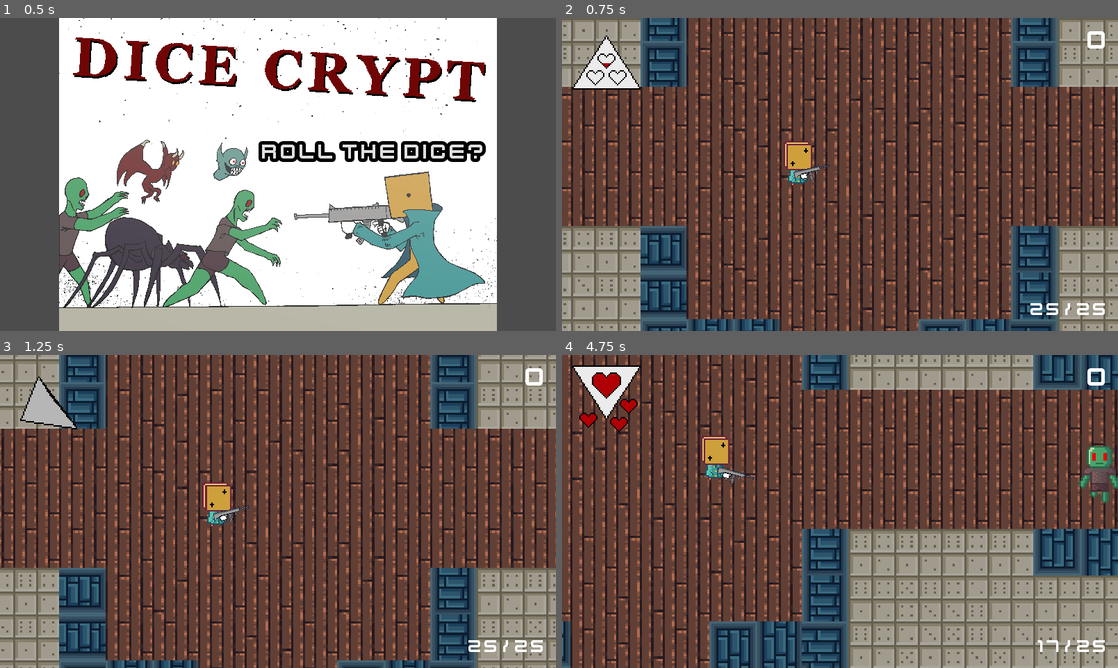
Above: before the commit, frames 1-4 (two rows, left to right).
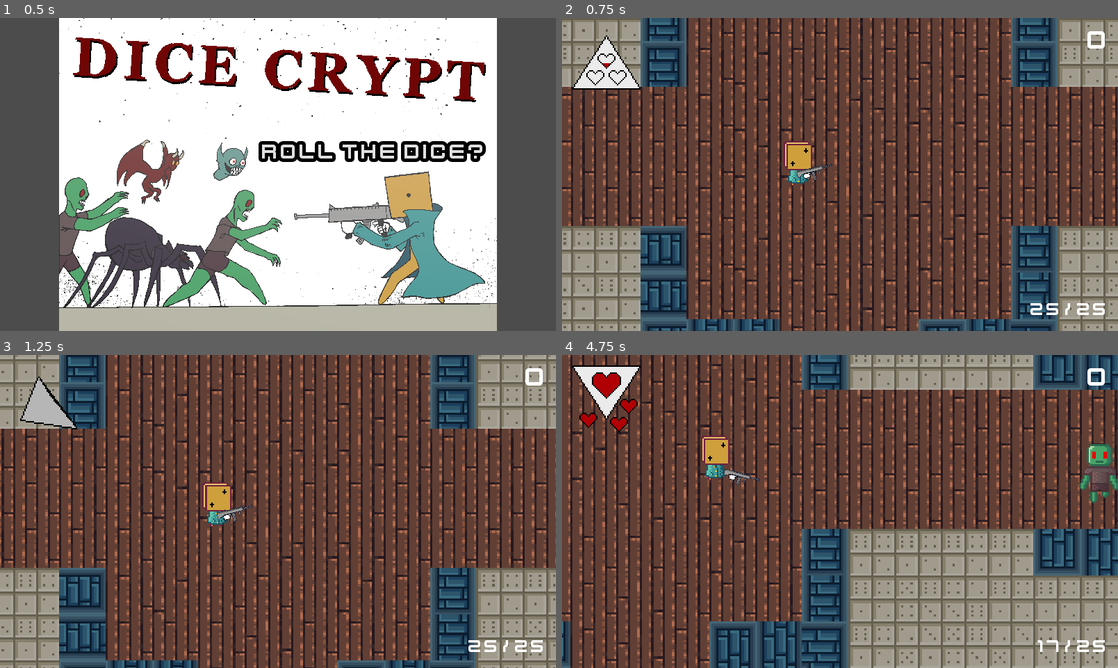
Above: after the commit, the same moments.

Repository: ygypt/gmtk2022
Game: Godot game, scene res://Menu.tscn
Same seed, same stepped clock (60 frames per second), same inputs: the game is played once before the commit and once after it.
Inputs (mouse positions are in pixels of both pictures, inside the frame that each line leads up to):
- Up to frame 1 (0.5 s): no input
- Up to frame 2 (0.75 s): click "ROLL THE DICE?" at 0.5 s
- Up to frame 3 (1.25 s): no input
- Up to frame 4 (4.75 s): move the mouse to (962, 495) at 1.27 s; hold D (move_right) 1.28-2.03 s; tap Space (dodge) at 1.35, 3.6 s; move the mouse to (728, 527) at 2.02 s; hold S (move_down) 2.03-2.78 s; tap F (interact) at 2.1, 4.35 s; move the mouse to (895, 442) at 2.77 s; press the mouse at (895, 442) at 2.78 s; hold D (move_right) 2.78-3.53 s; move the mouse to (812, 574) at 3.52 s; release the mouse at (812, 574) at 3.53 s; hold W (move_up) 3.53-4.28 s; move the mouse to (1006, 558) at 4.27 s; hold A (move_left) from 4.28 s (still down)

Frame 1 is identical in both runs. In frame 2, 0.1% of the frame differs, in the area x 41-49%, y 46-52%; in frame 3, 0.1%; in frame 4, 0.4%, in the area x 28-100%, y 28-48%.

Commit message:
It says i changed a lot more than i think i actually did
also i added Recording.gd. not functional yet.

Diff:
--- a/Characters/Ghoul/Ghoul.tscn
+++ b/Characters/Ghoul/Ghoul.tscn
@@ -12,10 +12,12 @@
 height = 14.0
 
 [sub_resource type="AtlasTexture" id=2]
+flags = 4
 atlas = ExtResource( 2 )
 region = Rect2( 0, 0, 32, 32 )
 
 [sub_resource type="AtlasTexture" id=3]
+flags = 4
 atlas = ExtResource( 2 )
 region = Rect2( 32, 0, 32, 32 )
 
@@ -55,7 +57,6 @@
 [node name="Sprite" type="AnimatedSprite" parent="."]
 position = Vector2( 0, -16 )
 frames = SubResource( 4 )
-frame = 1
 playing = true
 
 [node name="State" type="Node" parent="."]
--- a/Characters/Imp/Imp.tscn
+++ b/Characters/Imp/Imp.tscn
@@ -9,29 +9,32 @@
 radius = 5.99999
 height = 4.00002
 
-[sub_resource type="AtlasTexture" id=10]
-atlas = ExtResource( 2 )
-region = Rect2( 64, 0, 32, 32 )
-
 [sub_resource type="AtlasTexture" id=8]
+flags = 4
 atlas = ExtResource( 2 )
 region = Rect2( 0, 0, 32, 32 )
 
 [sub_resource type="AtlasTexture" id=9]
+flags = 4
 atlas = ExtResource( 2 )
 region = Rect2( 32, 0, 32, 32 )
 
+[sub_resource type="AtlasTexture" id=10]
+flags = 4
+atlas = ExtResource( 2 )
+region = Rect2( 64, 0, 32, 32 )
+
 [sub_resource type="SpriteFrames" id=4]
 animations = [ {
+"frames": [ SubResource( 8 ), SubResource( 9 ) ],
+"loop": true,
+"name": "chase",
+"speed": 3.0
+}, {
 "frames": [ SubResource( 10 ) ],
 "loop": true,
 "name": "cast",
 "speed": 5.0
-}, {
-"frames": [ SubResource( 8 ), SubResource( 9 ) ],
-"loop": true,
-"name": "chase",
-"speed": 3.0
 } ]
 
 [sub_resource type="CapsuleShape2D" id=5]
--- /dev/null
+++ b/Recording/Recording.gd
@@ -0,0 +1 @@
+extends Node
--- a/Weapons/Weapon.gd
+++ b/Weapons/Weapon.gd
@@ -9,7 +9,7 @@
 onready var firerate_timer : Timer = $FirerateTimer
 #onready var semiauto_timer : Timer = $SemiautoTimer
 var cursor_lposition : Vector2
-const MOUSE_CAM_MOD : float = 0.05
+const MOUSE_CAM_MOD : float = 0.075
 export var y_offset := 0
 
 export var total_ammo := 1
--- a/project.godot
+++ b/project.godot
@@ -58,6 +58,7 @@
 
 ProjectileManager="*res://Projectiles/ProjectileManager.gd"
 Scoreboard="*res://scoreboard.gd"
+Recording="*res://Recording/Recording.gd"
 
 [display]
 
